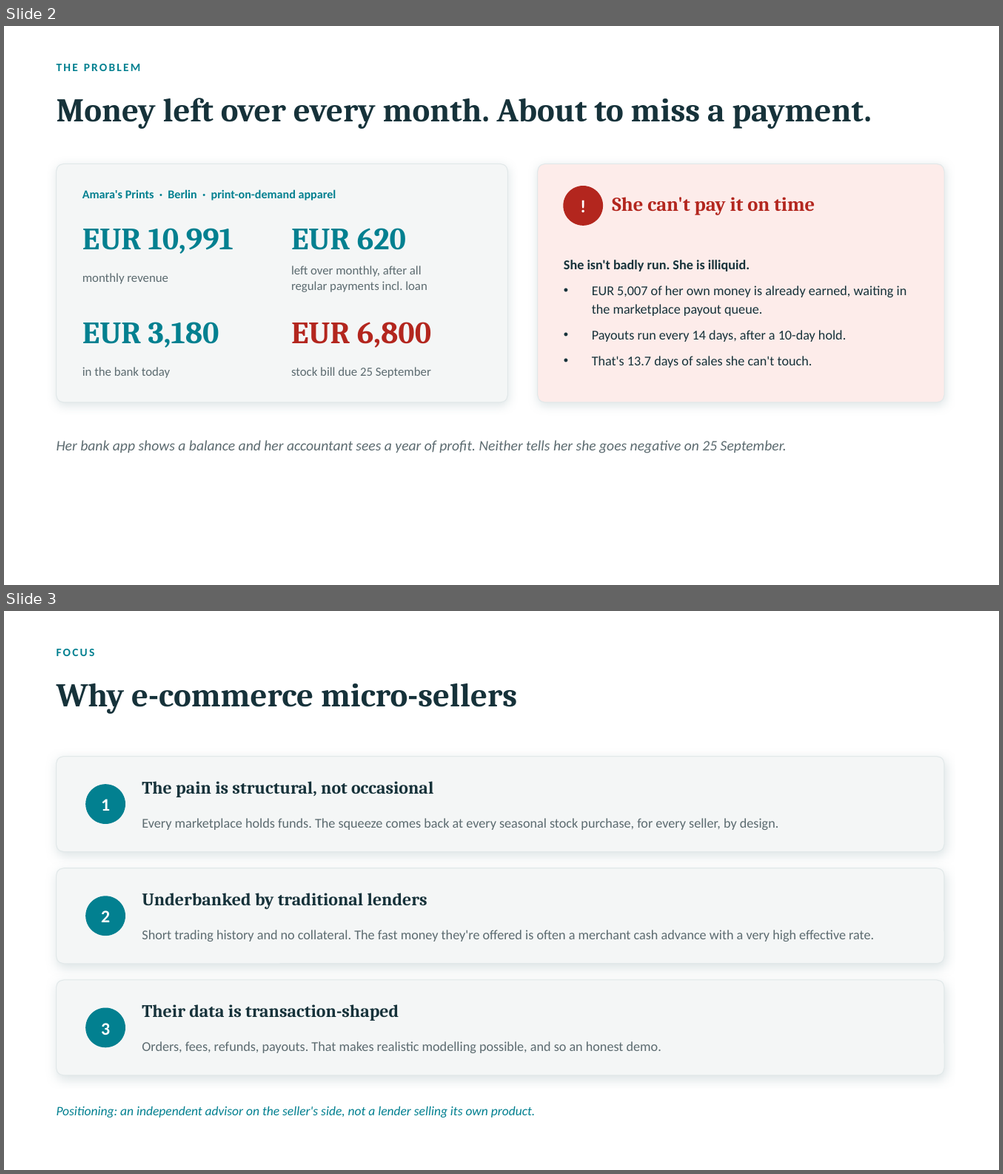
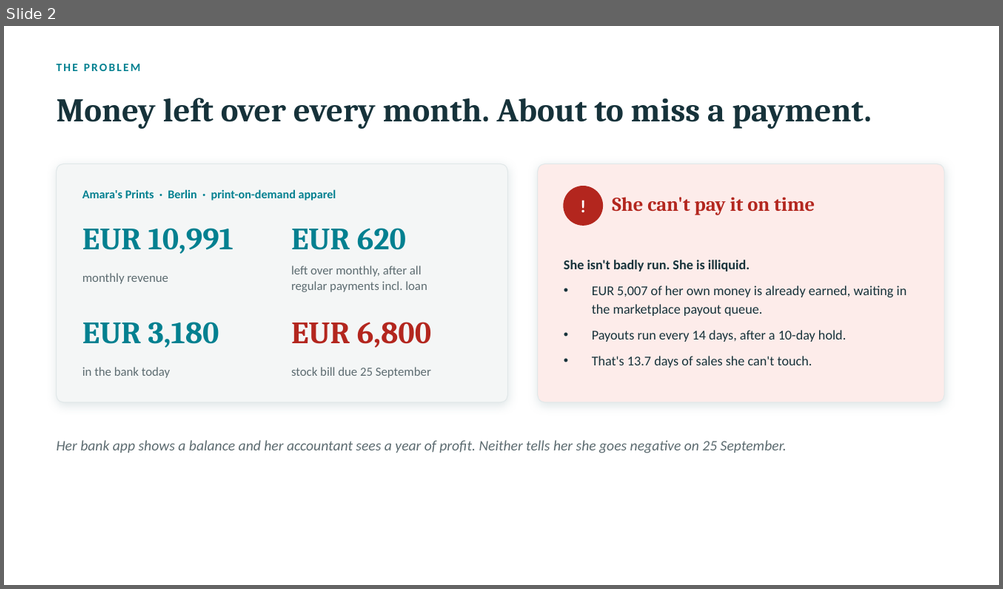
Before and after one commit to mhmdzaid012-arch/sme-finance-copilot, a slide deck: SME-Finance-Copilot-Pitch.pptx. Shown one above the other, each under a label of ours: slides 2 and 3 before the commit, slide 2 after it. The pictures are 1003x1174 and 1003x589 pixels, drawn with LibreOffice and Linux fonts; fonts in the diff are those of the drawing. Boxes give left, top, right and bottom in pixels: in the first picture for what was removed or moved away, otherwise in the second. Text is boxed around its words. In the diff, an @@ line names an element or a change of style, - is before the commit and + after.

```diff
--- a/SME-Finance-Copilot-Pitch.pptx
+++ b/SME-Finance-Copilot-Pitch.pptx
@@ slide 3 removed at box(4, 611, 999, 1170), background #FFFFFF @@
@@ text removed at box(57, 649, 95, 656) @@
-FOCUS
@@ text removed at box(57, 683, 517, 714) @@
-Why e-commerce micro-sellers
@@ rounded rectangle removed at box(57, 757, 944, 852) @@
@@ ellipse removed at box(86, 785, 125, 823) @@
@@ text removed at box(142, 781, 433, 797) @@
-The pain is structural, not occasional
@@ text removed at box(101, 799, 110, 811) @@
-1
@@ text removed at box(142, 818, 779, 830) @@
-Every marketplace holds funds. The squeeze comes back at every seasonal stock purchase, for every seller, by design.
@@ rounded rectangle removed at box(57, 869, 944, 964) @@
@@ ellipse removed at box(86, 897, 125, 936) @@
@@ text removed at box(142, 893, 427, 910) @@
-Underbanked by traditional lenders
@@ text removed at box(101, 911, 110, 923) @@
-2
@@ text removed at box(142, 930, 874, 942) @@
-Short trading history and no collateral. The fast money they're offered is often a merchant cash advance with a very high effective rate.
@@ rounded rectangle removed at box(57, 980, 944, 1076) @@
@@ ellipse removed at box(86, 1008, 125, 1048) @@
@@ text removed at box(142, 1005, 398, 1021) @@
-Their data is transaction-shaped
@@ text removed at box(101, 1023, 110, 1035) @@
-3
@@ text removed at box(142, 1042, 661, 1054) @@
-Orders, fees, refunds, payouts. That makes realistic modelling possible, and so an honest demo.
@@ text removed at box(57, 1107, 535, 1118) @@
-Positioning: an independent advisor on the seller's side, not a lender selling its own product.
```
Also in this commit, not shown: 6 slides changed, 3 slides added, 8 other files.
